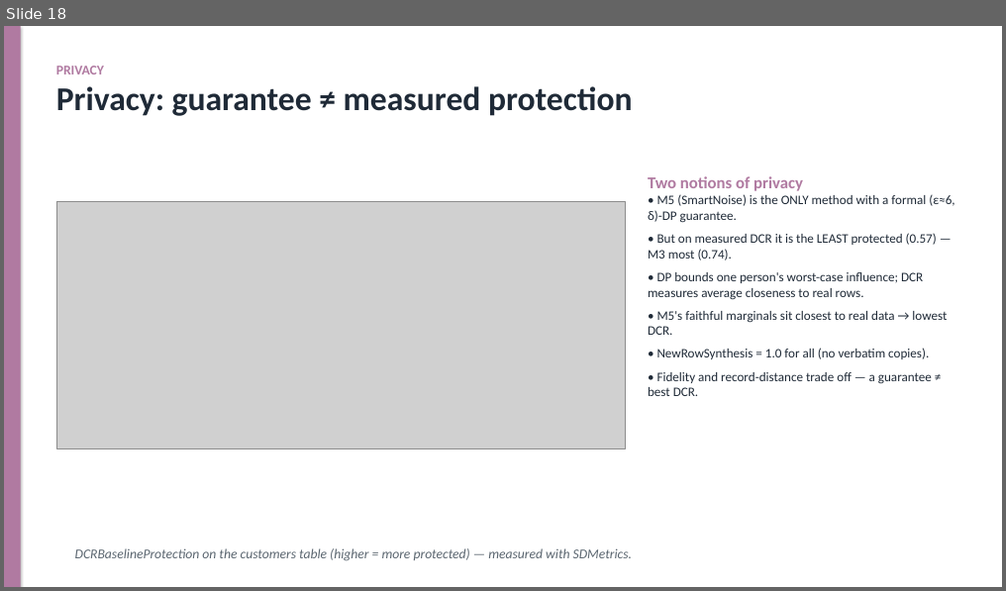
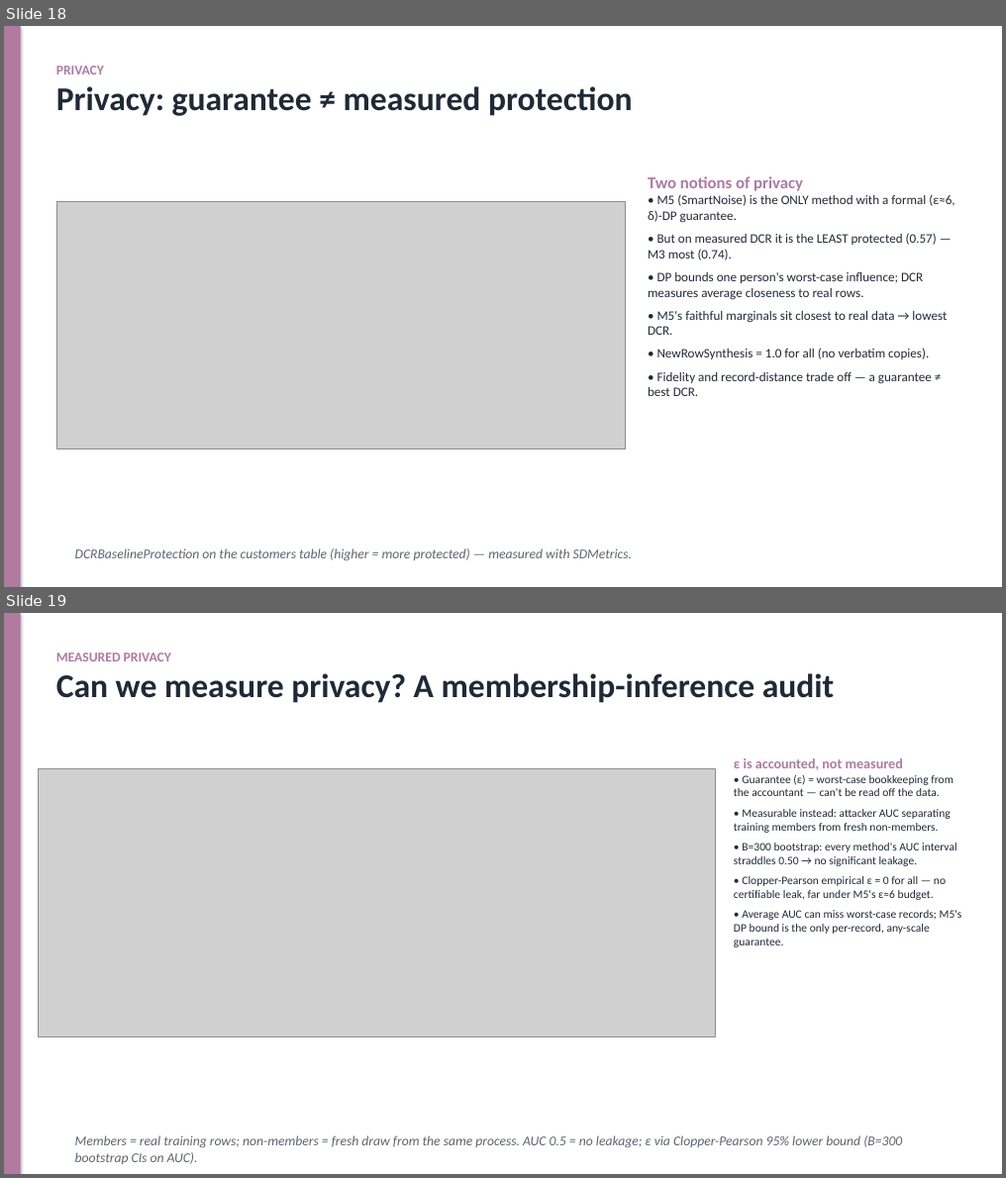
Before and after one commit to dylanwang2111/synthetic_data_gen, a slide deck: slides.pptx. Shown one above the other, each under a label of ours: slide 18 before the commit, slides 18 and 19 after it. The pictures are 1006x591 and 1006x1178 pixels, drawn with LibreOffice and Linux fonts; fonts in the diff are those of the drawing; grey boxes stand for pictures. Boxes give left, top, right and bottom in pixels: in the first picture for what was removed or moved away, otherwise in the second. Text is boxed around its words. In the diff, an @@ line names an element or a change of style, - is before the commit and + after.

Commit message:
Add measurable-privacy audit: bootstrapped MIA + Clopper-Pearson empirical ε
- metrics_extended.py: distance-based membership-inference audit (members vs fresh
  non-members), AUC + advantage, Clopper-Pearson empirical ε lower bound, and
  bootstrap_privacy_audit (B=300 CIs on AUC, ε reported as CP confidence bound)
- run_privacy_audit.py: runs the audit + bootstrap -> reports/privacy_audit.{png,csv}
- slide: 'Can we measure privacy? A membership-inference audit' (measured privacy)
- notebook: new DP-score section with table + figure (all AUC ~0.50, ε=0 -> no
  certifiable leakage at n=2000; M5 alone carries the formal ε guarantee)

```diff
--- a/slides.pptx
+++ b/slides.pptx
@@ slide 19 added at (x1=4, y1=613, x2=1002, y2=1174), background #FFFFFF @@
@@ rectangle added at (x1=4, y1=613, x2=21, y2=1174), fill #B07AA1 @@
@@ text added at (x1=56, y1=653, x2=834, y2=703), 32 pt, text #1F2A37, bold @@
+MEASURED PRIVACY
+Can we measure privacy? A membership-inference audit
@@ text added at (x1=734, y1=759, x2=962, y2=948), 11 pt, text #1F2A37 @@
+ε is accounted, not measured
+• Guarantee (ε) = worst-case bookkeeping from the accountant — can't be read off the data.
+• Measurable instead: attacker AUC separating training members from fresh non-members.
+• B=300 bootstrap: every method's AUC interval straddles 0.50 → no significant leakage.
+• Clopper-Pearson empirical ε = 0 for all — no certifiable leak, far under M5's ε≈6 budget.
+• Average AUC can miss worst-case records; M5's DP bound is the only per-record, any-scale guarantee.
@@ picture added at (x1=38, y1=769, x2=715, y2=1038) @@
@@ text added at (x1=75, y1=1136, x2=902, y2=1164), 13 pt, text #5B6670, italic @@
+Members = real training rows; non-members = fresh draw from the same process. AUC 0.5 = no leakage; ε via Clopper-Pearson 95% lower bound (B=300 bootstrap CIs on AUC).
```
Also in this commit, not shown: 7 other files.
